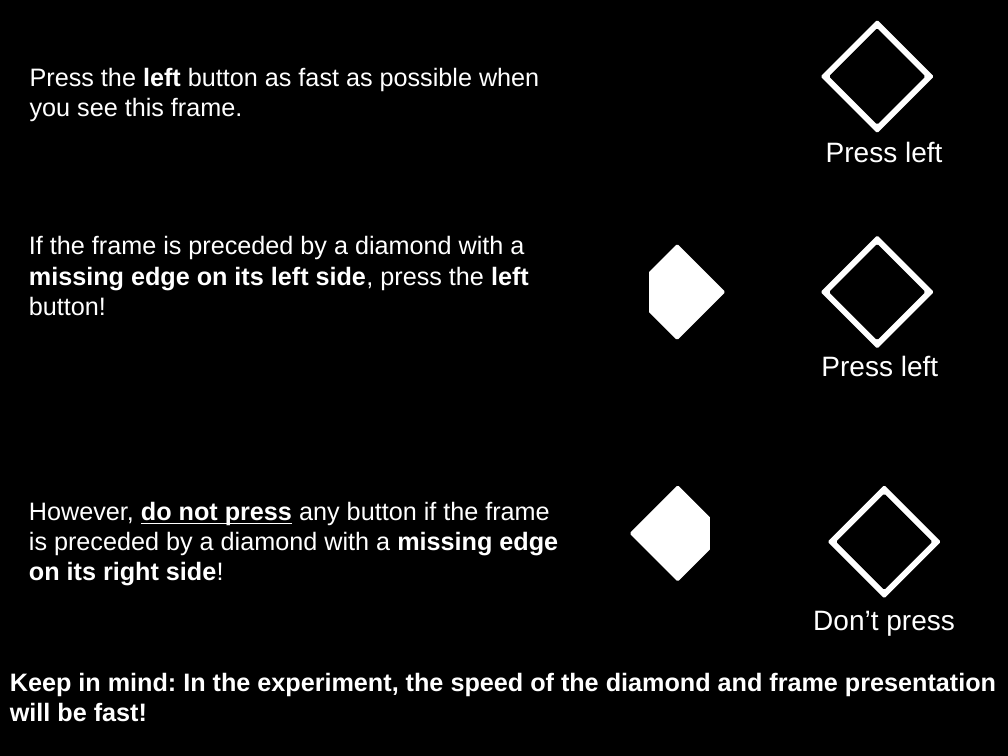
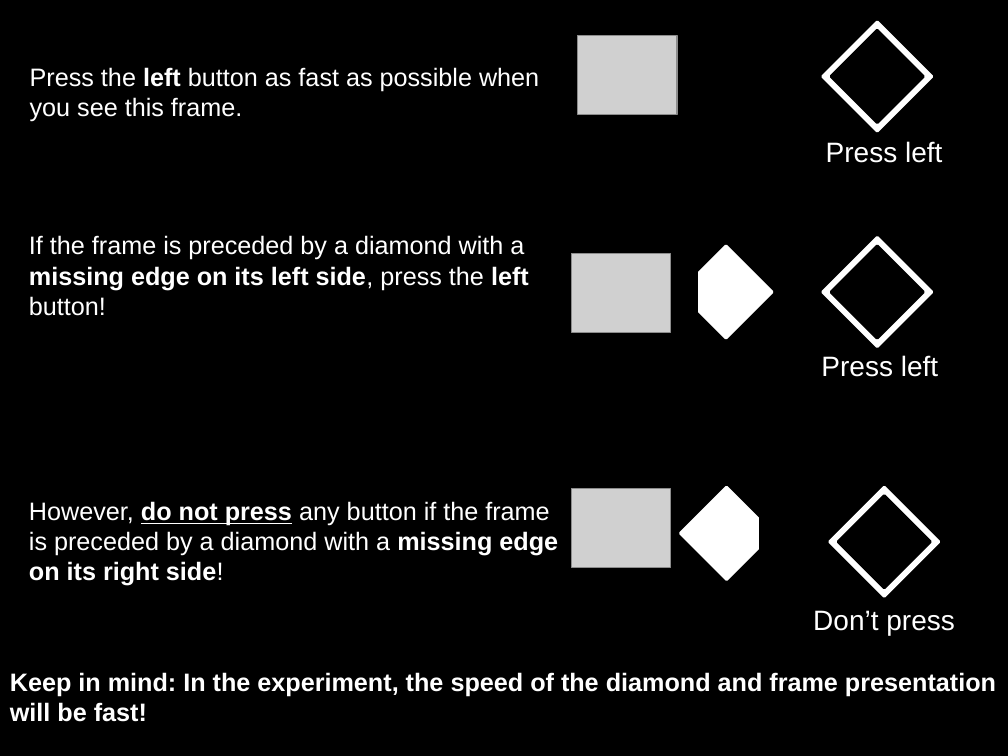
Before and after one commit to real-time-fmri-usz/Go-NoGoTask, a slide deck: slide 1 of Instruction_en_left_go.pptx. Drawn at 1008x756 pixels with LibreOffice and Linux fonts; fonts in the diff are those of the drawing; grey boxes stand for pictures. Boxes give left, top, right and bottom in pixels: in the first picture for what was removed or moved away, otherwise in the second. Text is boxed around its words. In the diff, an @@ line names an element or a change of style, - is before the commit and + after.

```diff
--- a/Instruction_en_left_go.pptx
+++ b/Instruction_en_left_go.pptx
@@ picture added at <box>578,36,676,115</box> @@
@@ picture added at <box>572,254,670,333</box> @@
@@ picture added at <box>572,489,670,568</box> @@
@@ 2 diamonds, 2 rectangles: place and size @@
-2 diamonds, 2 rectangles at <box>627,246,733,580</box>
+2 diamonds, 2 rectangles at <box>675,246,781,580</box>
```
Also in this commit, not shown: 3 other files.
